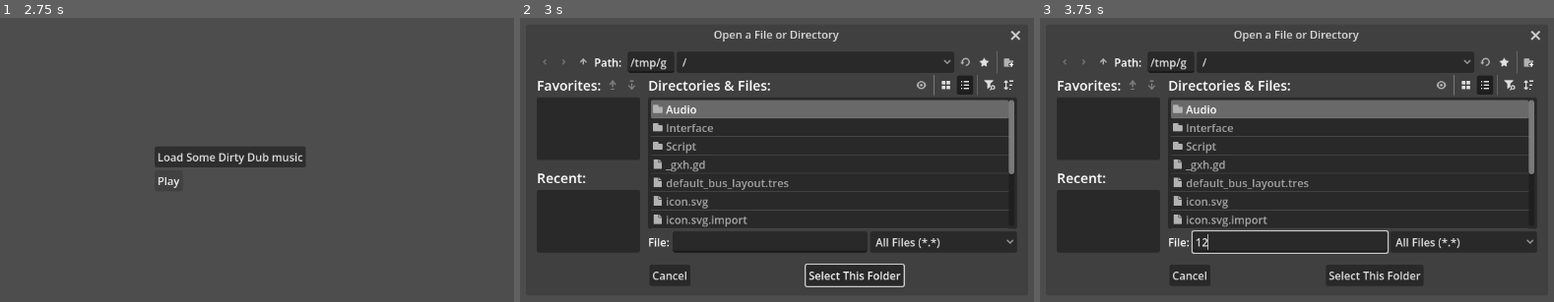
Above: before the commit, frames 1-3 (left to right).
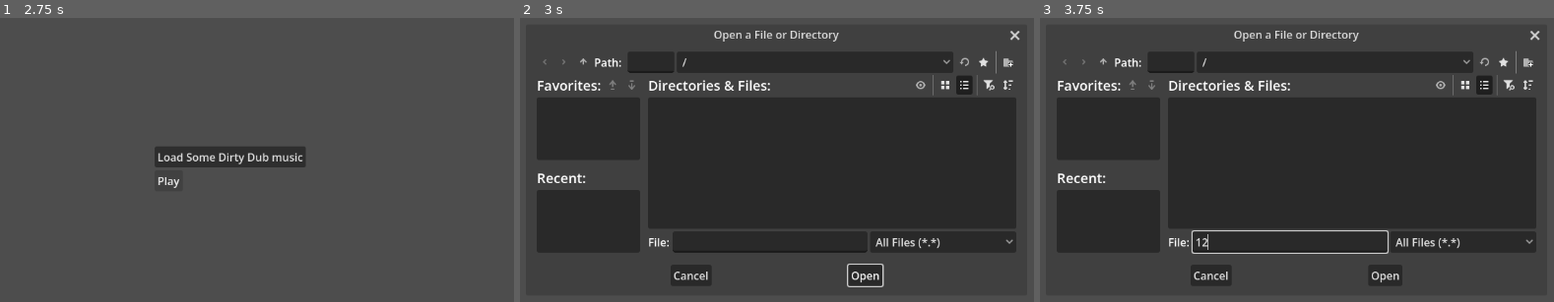
Above: after the commit, the same moments.

Repository: jeanleny/CrashBarriere
Game: Godot game, scene res://Interface/main_scene.tscn
Two runs of this game, one before a commit and one after it. Both use one fixed random seed, a clock stepped at 60 frames per second and the inputs below. The project has no main scene, so this scene is started directly.
Inputs (mouse positions are in pixels of both pictures, inside the frame that each line leads up to):
- Up to frame 1 (2.75 s): click "Play" at 0.5 s; click "Play" at 1.25 s; click "Play" at 2 s
- Up to frame 2 (3 s): click "Load Some Dirty Dub music" at 2.75 s
- Up to frame 3 (3.75 s): click (1291, 242) at 3.52 s; type "12" at 3.6 s

Frame 1 is identical in both runs. In frame 2, 7.8% of the frame differs, in the area x 21-98%, y 4-95%; in frame 3, 7.6%.
Error before the commit: Invalid assignment of property or key 'root_subfolder' with value of type 'String' on a base object of type 'null instance'. (res://music_upload.gd:8)

Commit message:
ADD The Bass and audio busses

Diff:
--- a/Interface/InterfaceTest.tscn
+++ b/Interface/InterfaceTest.tscn
@@ -54,7 +54,7 @@
 
 [node name="AudioPlayer" type="AudioStreamPlayer" parent="." unique_id=1875181074]
 stream = ExtResource("3_n7prv")
-bus = &"Test"
+bus = &"High"
 
 [connection signal="file_selected" from="Control/FileDialog" to="Control" method="_on_file_dialog_file_selected"]
 [connection signal="pressed" from="Control/VBoxContainer/Button" to="Control" method="_on_button_pressed"]
--- a/MusicUpload.tscn
+++ /dev/null
@@ -1,19 +0,0 @@
-[gd_scene format=3 uid="uid://bwkxojti0p5m8"]
-
-[ext_resource type="Script" uid="uid://n5vl8qn8gkrs" path="res://music_upload.gd" id="1_iwcqf"]
-
-[node name="Node" type="Node" unique_id=1575516208]
-script = ExtResource("1_iwcqf")
-
-[node name="FileDialog" type="FileDialog" parent="." unique_id=95163337]
-oversampling_override = 1.0
-title = "Open a File or Directory"
-initial_position = 2
-visible = true
-file_mode = 3
-display_mode = 1
-access = 2
-
-[node name="AudioStreamPlayer2D" type="AudioStreamPlayer2D" parent="." unique_id=1886894235]
-
-[connection signal="file_selected" from="FileDialog" to="." method="_on_file_dialog_file_selected"]
--- a/default_bus_layout.tres
+++ b/default_bus_layout.tres
@@ -1,79 +1,59 @@
 [gd_resource type="AudioBusLayout" format=3 uid="uid://bw87442uh4h0k"]
 
-[sub_resource type="AudioEffectBandPassFilter" id="AudioEffectBandPassFilter_g28q7"]
-resource_name = "BandPassFilter"
+[sub_resource type="AudioEffectHighPassFilter" id="AudioEffectHighPassFilter_j3pel"]
+resource_name = "HighPassFilter"
+cutoff_hz = 300.0
+resonance = 1.0
 
-[sub_resource type="AudioEffectCompressor" id="AudioEffectCompressor_j3pel"]
-resource_name = "Compressor"
-
-[sub_resource type="AudioEffectLimiter" id="AudioEffectLimiter_j3pel"]
-resource_name = "Limiter"
+[sub_resource type="AudioEffectHighShelfFilter" id="AudioEffectHighShelfFilter_j3pel"]
+resource_name = "HighShelfFilter"
+cutoff_hz = 10143.0
+resonance = 0.0
+gain = 1.96
 
 [sub_resource type="AudioEffectLowPassFilter" id="AudioEffectLowPassFilter_j3pel"]
 resource_name = "LowPassFilter"
+cutoff_hz = 200.0
+resonance = 1.0
+db = 3
 
-[sub_resource type="AudioEffectReverb" id="AudioEffectReverb_j3pel"]
-resource_name = "Reverb"
-room_size = 0.6
+[sub_resource type="AudioEffectLowShelfFilter" id="AudioEffectLowShelfFilter_j3pel"]
+resource_name = "LowShelfFilter"
+cutoff_hz = 20500.0
+resonance = 0.3
+gain = 1.19
 
-[sub_resource type="AudioEffectDelay" id="AudioEffectDelay_j3pel"]
-resource_name = "Delay"
-
-[sub_resource type="AudioEffectDistortion" id="AudioEffectDistortion_j3pel"]
-resource_name = "Distortion"
-
-[sub_resource type="AudioEffectEQ" id="AudioEffectEQ_j3pel"]
-resource_name = "EQ"
-
-[sub_resource type="AudioEffectEQ21" id="AudioEffectEQ21_j3pel"]
-resource_name = "EQ21"
-
-[sub_resource type="AudioEffectFilter" id="AudioEffectFilter_j3pel"]
-resource_name = "Filter"
-cutoff_hz = 20500.0
-
-[sub_resource type="AudioEffectHardLimiter" id="AudioEffectHardLimiter_j3pel"]
-resource_name = "HardLimiter"
-pre_gain_db = 24.0
-ceiling_db = 0.0
-
-[sub_resource type="AudioEffectHighPassFilter" id="AudioEffectHighPassFilter_j3pel"]
-resource_name = "HighPassFilter"
-
-[sub_resource type="AudioEffectHighShelfFilter" id="AudioEffectHighShelfFilter_j3pel"]
-resource_name = "HighShelfFilter"
+[sub_resource type="AudioEffectBandPassFilter" id="AudioEffectBandPassFilter_j3pel"]
+resource_name = "BandPassFilter"
+resonance = 0.93
 
 [resource]
 bus/0/volume_db = -0.7237711
-bus/1/name = &"Test"
+bus/1/name = &"Bass"
 bus/1/solo = false
 bus/1/mute = false
 bus/1/bypass_fx = false
-bus/1/volume_db = -2.1125212
+bus/1/volume_db = -0.13049698
 bus/1/send = &"Master"
-bus/1/effect/0/effect = SubResource("AudioEffectBandPassFilter_g28q7")
+bus/1/effect/0/effect = SubResource("AudioEffectHighPassFilter_j3pel")
 bus/1/effect/0/enabled = false
-bus/1/effect/1/effect = SubResource("AudioEffectCompressor_j3pel")
+bus/1/effect/1/effect = SubResource("AudioEffectHighShelfFilter_j3pel")
 bus/1/effect/1/enabled = false
-bus/1/effect/2/effect = SubResource("AudioEffectDelay_j3pel")
-bus/1/effect/2/enabled = false
-bus/1/effect/3/effect = SubResource("AudioEffectDistortion_j3pel")
-bus/1/effect/3/enabled = false
-bus/1/effect/4/effect = SubResource("AudioEffectEQ_j3pel")
-bus/1/effect/4/enabled = false
-bus/1/effect/5/effect = SubResource("AudioEffectEQ21_j3pel")
-bus/1/effect/5/enabled = false
-bus/1/effect/6/effect = SubResource("AudioEffectFilter_j3pel")
-bus/1/effect/6/enabled = false
-bus/1/effect/7/effect = SubResource("AudioEffectHardLimiter_j3pel")
-bus/1/effect/7/enabled = false
-bus/1/effect/8/effect = SubResource("AudioEffectHighPassFilter_j3pel")
-bus/1/effect/8/enabled = false
-bus/1/effect/9/effect = SubResource("AudioEffectHighShelfFilter_j3pel")
-bus/1/effect/9/enabled = false
-bus/1/effect/10/effect = SubResource("AudioEffectLimiter_j3pel")
-bus/1/effect/10/enabled = false
-bus/1/effect/11/effect = SubResource("AudioEffectLowPassFilter_j3pel")
-bus/1/effect/11/enabled = false
-bus/1/effect/12/effect = SubResource("AudioEffectReverb_j3pel")
-bus/1/effect/12/enabled = false
+bus/2/name = &"High"
+bus/2/solo = false
+bus/2/mute = false
+bus/2/bypass_fx = false
+bus/2/volume_db = 0.0
+bus/2/send = &"Bass"
+bus/2/effect/0/effect = SubResource("AudioEffectLowPassFilter_j3pel")
+bus/2/effect/0/enabled = false
+bus/2/effect/1/effect = SubResource("AudioEffectLowShelfFilter_j3pel")
+bus/2/effect/1/enabled = false
+bus/3/name = &"Medium"
+bus/3/solo = false
+bus/3/mute = false
+bus/3/bypass_fx = false
+bus/3/volume_db = 0.0
+bus/3/send = &"Bass"
+bus/3/effect/0/effect = SubResource("AudioEffectBandPassFilter_j3pel")
+bus/3/effect/0/enabled = false
--- a/music_upload.gd
+++ /dev/null
@@ -1,21 +0,0 @@
-extends Node
-
-@onready var fDialog: FileDialog = $FileDialog
-@onready var audioPlayer: AudioStreamPlayer2D = $AudioStreamPlayer2D
-
-# Called when the node enters the scene tree for the first time.
-func _ready() -> void:
-	fDialog.root_subfolder = "/"
-	pass # Replace with function body.
-
-
-# Called every frame. 'delta' is the elapsed time since the previous frame.
-func _process(delta: float) -> void:
-	pass
-
-
-func _on_file_dialog_file_selected(path: String) -> void:
-	var newAudio:AudioStreamMP3 = AudioStreamMP3.load_from_file(path)
-	audioPlayer.stream = newAudio
-	audioPlayer.play(0)
-	pass # Replace with function body.
Not shown, removed: music_upload.gd.uid
Not shown, added: .editorconfig
Not shown, added: .gitattributes
Not shown, added: .gitignore
